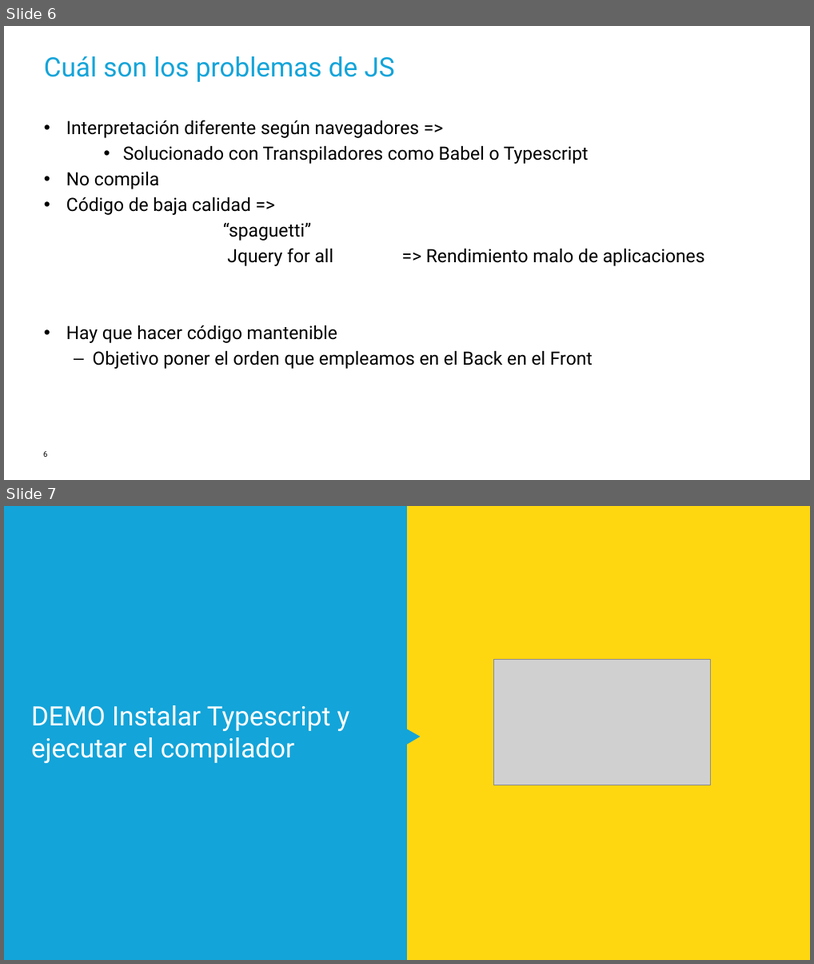
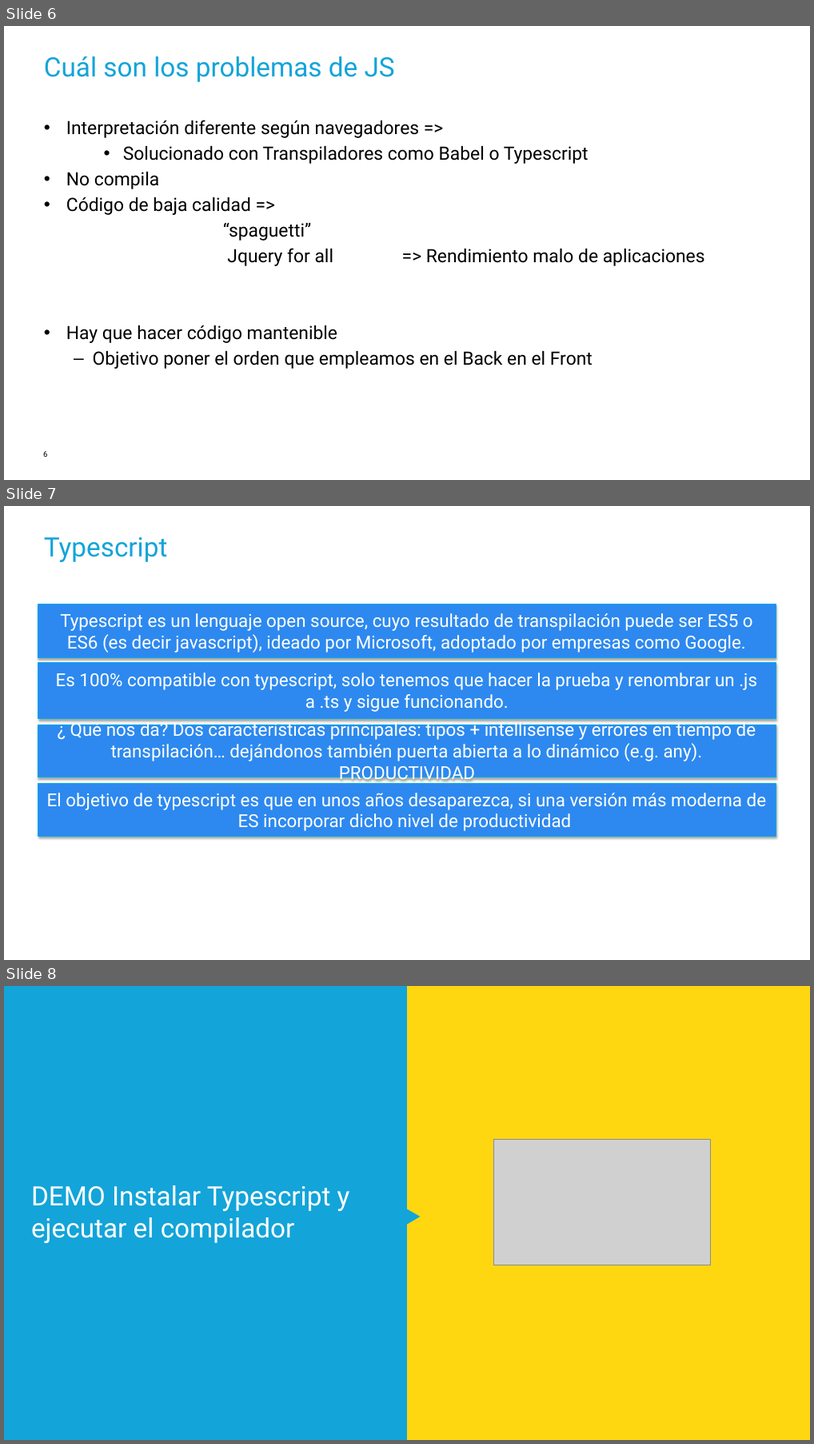
Before and after one commit to Encamina/AdeccoFormacion, a slide deck: ReactJS/01-Typescript/PPT/Typescript.pptx. Shown one above the other, each under a label of ours: slides 6 and 7 before the commit, slides 6, 7 and 8 after it. The pictures are 814x964 and 814x1444 pixels, drawn with LibreOffice and Linux fonts; fonts in the diff are those of the drawing; grey boxes stand for pictures; background and template pictures are left out. Boxes give left, top, right and bottom in pixels: in the first picture for what was removed or moved away, otherwise in the second. Text is boxed around its words. In the diff, an @@ line names an element or a change of style, - is before the commit and + after.

```diff
--- a/ReactJS/01-Typescript/PPT/Typescript.pptx
+++ b/ReactJS/01-Typescript/PPT/Typescript.pptx
@@ slide 7 added at bbox=[4, 506, 810, 960], background #FFFFFF @@
@@ title added at bbox=[44, 537, 168, 562], 35 pt, text #13A4D9 @@
+Typescript
@@ rectangle added at bbox=[38, 604, 776, 657], fill #2D89EF, outline #00ACEB 0.75 pt, 23.5 pt, text #FFFFFF @@
+Typescript es un lenguaje open source, cuyo resultado de transpilación puede ser ES5 o ES6 (es decir javascript), ideado por Microsoft, adoptado por empresas como Google.
@@ rectangle added at bbox=[38, 662, 776, 718], fill #2D89EF, outline #00ACEB 0.75 pt, 23.5 pt, text #FFFFFF @@
+Es 100% compatible con typescript, solo tenemos que hacer la prueba y renombrar un .js a .ts y sigue funcionando.
@@ rectangle added at bbox=[38, 724, 776, 777], fill #2D89EF, outline #00ACEB 0.75 pt, 23.5 pt, text #FFFFFF @@
+¿ Qué nos da? Dos características principales: tipos + intellisense y errores en tiempo de transpilación… dejándonos también puerta abierta a lo dinámico (e.g. any). PRODUCTIVIDAD
@@ rectangle added at bbox=[38, 784, 776, 836], fill #2D89EF, outline #00ACEB 0.75 pt, 23.5 pt, text #FFFFFF @@
+El objetivo de typescript es que en unos años desaparezca, si una versión más moderna de ES incorporar dicho nivel de productividad
@@ what was slide 7 is now slide 8 @@
```
Also in this commit, not shown: 18 other files.
